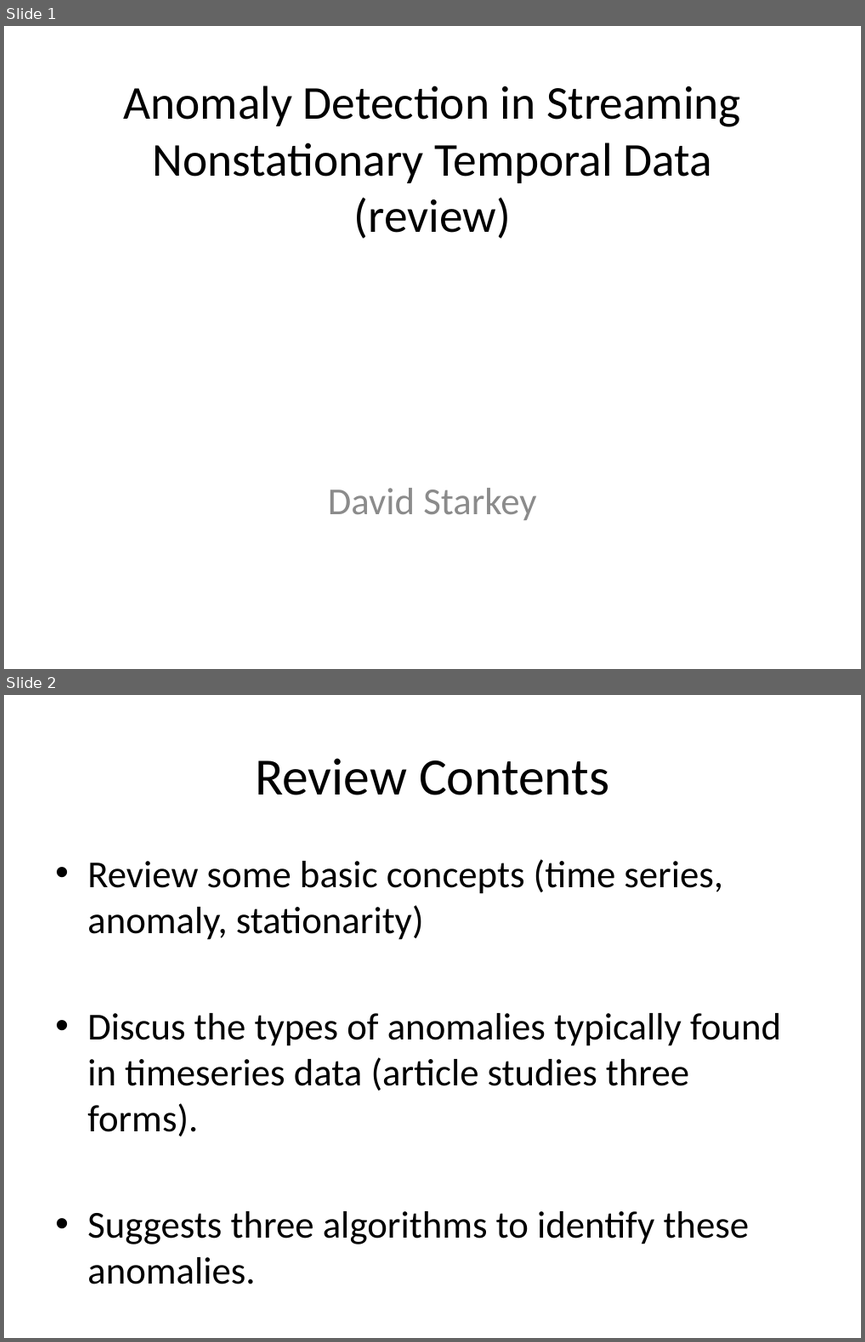
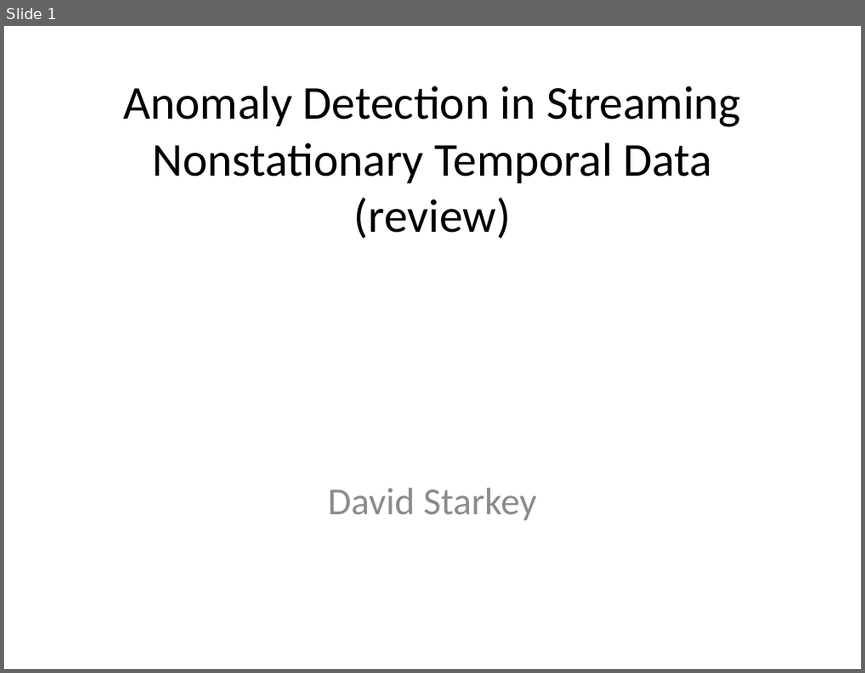
Before and after one commit to drds1/projects, a slide deck: outlier_detection/presentation_outlier_rejection.pptx. Shown one above the other, each under a label of ours: slides 1 and 2 before the commit, slide 1 after it. The pictures are 865x1342 and 865x673 pixels, drawn with LibreOffice and Linux fonts; fonts in the diff are those of the drawing. Boxes give left, top, right and bottom in pixels: in the first picture for what was removed or moved away, otherwise in the second. Text is boxed around its words. In the diff, an @@ line names an element or a change of style, - is before the commit and + after.

Commit message:
updated anomaly detection non stationarity

```diff
--- a/outlier_detection/presentation_outlier_rejection.pptx
+++ b/outlier_detection/presentation_outlier_rejection.pptx
@@ slide 2 removed at bbox=[4, 695, 861, 1338], background #FFFFFF @@
@@ title removed at bbox=[255, 758, 609, 795] @@
-Review Contents
@@ text removed at bbox=[87, 859, 781, 1284] @@
-• Review some basic concepts (time series, anomaly, stationarity)
-• Discus the types of anomalies typically found in timeseries data (article studies three forms).
-• Suggests three algorithms to identify these anomalies.
```
Also in this commit, not shown: 9 slides added, 1 other slide removed, 4 other files.
